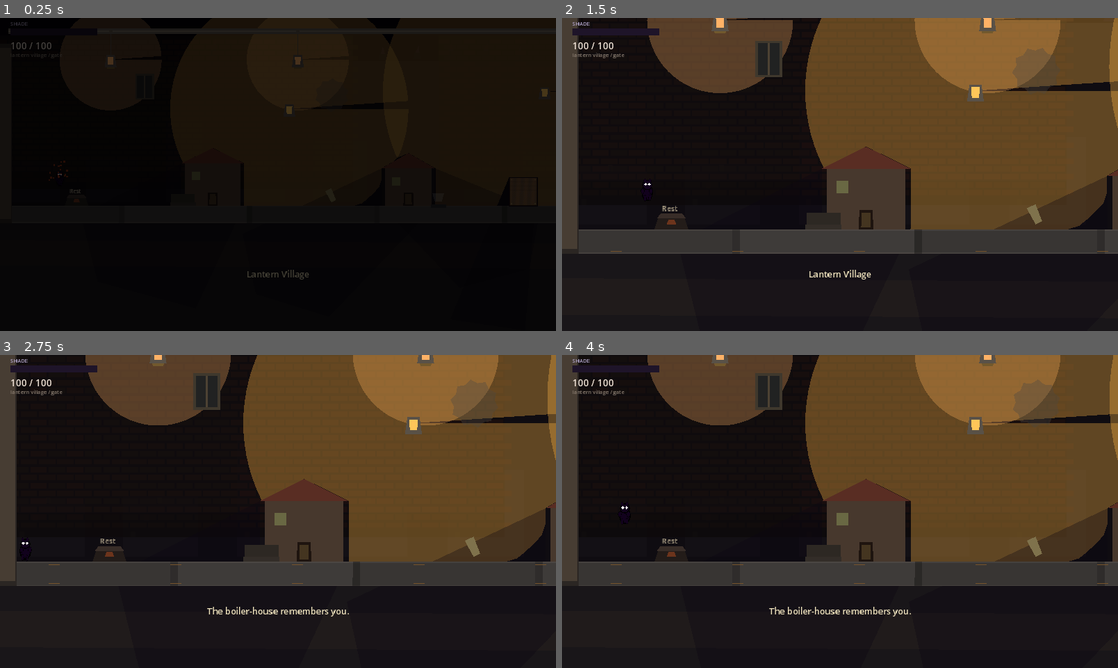
Above: before the commit, frames 1-4 (two rows, left to right).
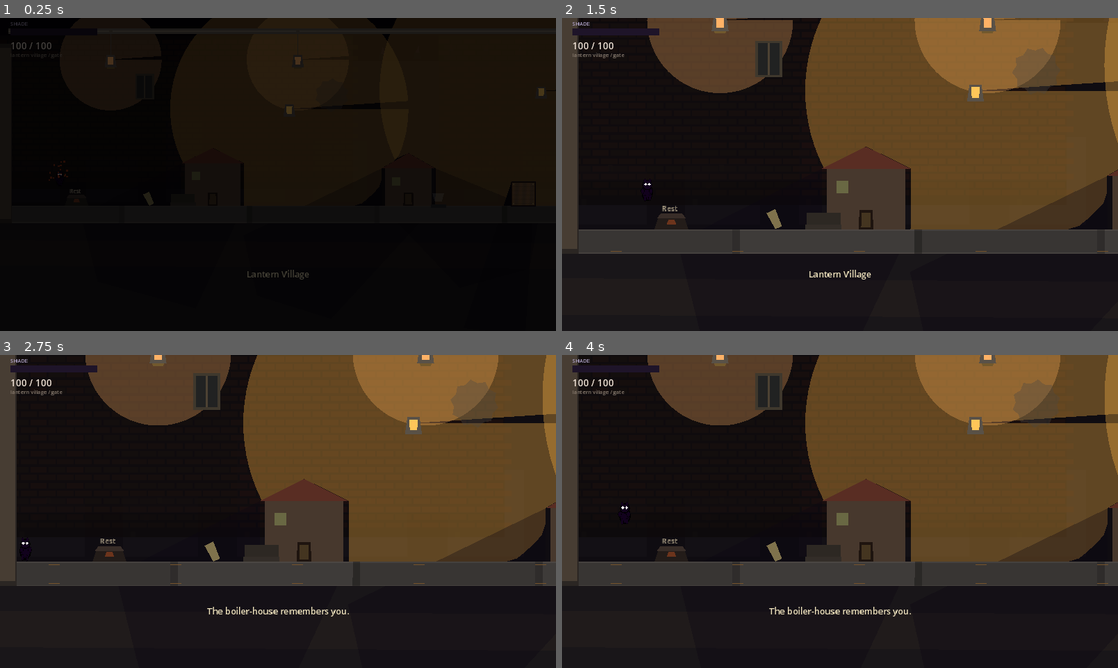
Above: after the commit, the same moments.

Repository: lukezhang2/Eclipseborn
Game: Godot game, scene res://scenes/rooms/LanternVillage.tscn
Two runs of this game, one before a commit and one after it. Both use one fixed random seed, a clock stepped at 60 frames per second and the inputs below. This scene is started directly instead of the project's main scene.
Inputs (mouse positions are in pixels of both pictures, inside the frame that each line leads up to):
- Up to frame 1 (0.25 s): no input
- Up to frame 2 (1.5 s): tap Enter at 0.5 s; move the mouse to (962, 158) at 0.52 s; hold D (move_right) 0.53-1.25 s; hold F (attack) 0.53-1.25 s; click (962, 158) at 0.67 s; tap Space (jump) at 0.77 s; drag from (728, 190) to (717, 30) at 1.27 s
- Up to frame 3 (2.75 s): move the mouse to (333, 442) at 2.02 s; hold A (move_left) from 2.03 s (still down); tap E (interact) at 2.1 s
- Up to frame 4 (4 s): release A (move_left) at 2.75 s; tap Space (jump) at 2.75, 3.77 s; drag from (812, 574) to (1095, 477) at 2.77 s; tap Enter at 3.5 s; move the mouse to (1006, 558) at 3.52 s; hold D (move_right) from 3.53 s (still down); hold W (look_up) from 3.53 s (still down)

The runs differ from the first frame. In frame 1, 0.1% of the frame differs, in the area x 25-99%, y 22-60%; in frame 2, 0.6%, in the area x 36-100%, y 0-68%; in frame 3, 0.5%; in frame 4, 0.5%.
Error before the commit: Invalid call. Nonexistent function 'get_rid' in base 'CollisionPolygon2D'. (res://scripts/shadow/LightSource.gd:44)

Commit message:
v0.1.10: sync lantern_village layout from editor save.
Move street switch and puzzle lamp, lock lamp pushable off, and match
crate/platform placements so play follows the village overlay.

Co-authored-by: Cursor <cursoragent@cursor.com>

Diff:
--- a/data/levels/lantern_village.json
+++ b/data/levels/lantern_village.json
@@ -1 +1,360 @@
-{"zone":"lantern_village","pieces":[]}
+{
+	"pieces": [
+		{
+			"anchor": "center",
+			"blocks_light": true,
+			"builtin": true,
+			"h": 40,
+			"id": "floor_main",
+			"kind": "floor",
+			"layer": -4,
+			"name": "Cobble Floor",
+			"w": 3200,
+			"x": 1600,
+			"y": 520
+		},
+		{
+			"anchor": "center",
+			"blocks_light": true,
+			"builtin": true,
+			"h": 360,
+			"id": "border_left",
+			"kind": "wall",
+			"layer": -4,
+			"name": "Border Left",
+			"w": 48,
+			"x": 24,
+			"y": 330
+		},
+		{
+			"anchor": "center",
+			"blocks_light": true,
+			"builtin": true,
+			"h": 360,
+			"id": "border_right",
+			"kind": "wall",
+			"layer": -4,
+			"name": "Border Right",
+			"w": 48,
+			"x": 3176,
+			"y": 330
+		},
+		{
+			"anchor": "center",
+			"blocks_light": true,
+			"builtin": true,
+			"h": 12,
+			"id": "pipe_wire",
+			"kind": "prop_pipe",
+			"layer": -3,
+			"name": "Overhead Wire",
+			"w": 3080,
+			"x": 1600,
+			"y": 90
+		},
+		{
+			"anchor": "center",
+			"blocks_light": false,
+			"builtin": true,
+			"h": 36,
+			"id": "lantern_a",
+			"kind": "light",
+			"layer": 2,
+			"light_kind": 0,
+			"name": "Hanging Lantern A",
+			"pushable": false,
+			"radius": 120,
+			"w": 28,
+			"x": 280,
+			"y": 160
+		},
+		{
+			"anchor": "center",
+			"blocks_light": false,
+			"builtin": true,
+			"h": 36,
+			"id": "lantern_b",
+			"kind": "light",
+			"layer": 2,
+			"light_kind": 0,
+			"name": "Hanging Lantern B",
+			"pushable": false,
+			"radius": 120,
+			"w": 28,
+			"x": 720,
+			"y": 160
+		},
+		{
+			"anchor": "center",
+			"blocks_light": false,
+			"builtin": true,
+			"h": 36,
+			"id": "lantern_c",
+			"kind": "light",
+			"layer": 2,
+			"light_kind": 0,
+			"name": "Hanging Lantern C",
+			"pushable": false,
+			"radius": 120,
+			"w": 28,
+			"x": 1600,
+			"y": 160
+		},
+		{
+			"anchor": "center",
+			"blocks_light": true,
+			"builtin": true,
+			"h": 60,
+			"id": "window_a",
+			"kind": "prop_window",
+			"layer": -3,
+			"name": "Window",
+			"w": 44,
+			"x": 360,
+			"y": 220
+		},
+		{
+			"anchor": "bottom",
+			"blocks_light": true,
+			"builtin": true,
+			"h": 20,
+			"id": "bench_a",
+			"kind": "prop_bench",
+			"layer": -2,
+			"name": "Bench",
+			"w": 60,
+			"x": 450,
+			"y": 500
+		},
+		{
+			"anchor": "bottom",
+			"blocks_light": true,
+			"builtin": true,
+			"h": 16,
+			"id": "vent_a",
+			"kind": "prop_vent",
+			"layer": -2,
+			"name": "Steam Vent",
+			"w": 36,
+			"x": 1050,
+			"y": 500
+		},
+		{
+			"anchor": "bottom",
+			"blocks_light": true,
+			"builtin": true,
+			"h": 100,
+			"id": "house_keep",
+			"kind": "prop_house",
+			"layer": -6,
+			"name": "House: Lantern Keep",
+			"w": 130,
+			"x": 520,
+			"y": 500
+		},
+		{
+			"anchor": "bottom",
+			"blocks_light": true,
+			"builtin": true,
+			"h": 88,
+			"id": "house_gear",
+			"kind": "prop_house",
+			"layer": -6,
+			"name": "House: Gearwright",
+			"w": 110,
+			"x": 980,
+			"y": 500
+		},
+		{
+			"anchor": "bottom",
+			"blocks_light": true,
+			"builtin": true,
+			"h": 110,
+			"id": "house_inn",
+			"kind": "prop_house",
+			"layer": -6,
+			"name": "House: Shade Inn",
+			"w": 140,
+			"x": 1780,
+			"y": 500
+		},
+		{
+			"anchor": "center",
+			"blocks_light": true,
+			"builtin": true,
+			"h": 56,
+			"id": "crate_puzzle",
+			"kind": "crate",
+			"layer": 1,
+			"name": "Pushable Crate (light puzzle)",
+			"w": 56,
+			"x": 1250,
+			"y": 472
+		},
+		{
+			"anchor": "center",
+			"blocks_light": false,
+			"builtin": true,
+			"h": 36,
+			"id": "lamp_puzzle",
+			"kind": "light",
+			"layer": 2,
+			"light_kind": 0,
+			"name": "Pushable Hearth Lamp",
+			"pushable": false,
+			"radius": 380,
+			"w": 28,
+			"x": 1292,
+			"y": 238
+		},
+		{
+			"anchor": "center",
+			"blocks_light": false,
+			"builtin": true,
+			"h": 36,
+			"id": "lamp_street",
+			"kind": "light",
+			"layer": 2,
+			"light_kind": 0,
+			"name": "Street Lamp",
+			"pushable": false,
+			"radius": 280,
+			"w": 28,
+			"x": 700,
+			"y": 280
+		},
+		{
+			"anchor": "bottom",
+			"blocks_light": true,
+			"builtin": true,
+			"h": 40,
+			"id": "switch_street",
+			"kind": "prop_switch",
+			"layer": 1,
+			"name": "Light Switch",
+			"w": 24,
+			"x": 372,
+			"y": 488
+		},
+		{
+			"anchor": "center",
+			"blocks_light": true,
+			"builtin": true,
+			"h": 20,
+			"id": "platform_gear_a",
+			"kind": "floor",
+			"layer": -4,
+			"name": "Moving Platform A",
+			"w": 140,
+			"x": 1544,
+			"y": 410
+		},
+		{
+			"anchor": "center",
+			"blocks_light": true,
+			"builtin": true,
+			"h": 20,
+			"id": "platform_gear_b",
+			"kind": "floor",
+			"layer": -4,
+			"name": "Moving Platform B",
+			"w": 120,
+			"x": 2300,
+			"y": 370
+		},
+		{
+			"anchor": "center",
+			"blocks_light": true,
+			"builtin": true,
+			"h": 110,
+			"id": "bg_gear_a",
+			"kind": "prop_bg_gear",
+			"layer": -8,
+			"name": "BG Gear A",
+			"w": 110,
+			"x": 1450,
+			"y": 300
+		},
+		{
+			"anchor": "center",
+			"blocks_light": true,
+			"builtin": true,
+			"h": 140,
+			"id": "bg_gear_b",
+			"kind": "prop_bg_gear",
+			"layer": -8,
+			"name": "BG Gear B",
+			"w": 140,
+			"x": 2200,
+			"y": 260
+		},
+		{
+			"anchor": "center",
+			"blocks_light": false,
+			"builtin": true,
+			"h": 36,
+			"id": "enemy_a",
+			"kind": "prop_enemy",
+			"layer": 1,
+			"name": "Wander Enemy A",
+			"w": 28,
+			"x": 1500,
+			"y": 480
+		},
+		{
+			"anchor": "center",
+			"blocks_light": false,
+			"builtin": true,
+			"h": 36,
+			"id": "enemy_b",
+			"kind": "prop_enemy",
+			"layer": 1,
+			"name": "Wander Enemy B",
+			"w": 28,
+			"x": 2050,
+			"y": 480
+		},
+		{
+			"anchor": "bottom",
+			"blocks_light": true,
+			"builtin": true,
+			"h": 280,
+			"id": "tower",
+			"kind": "prop_tower",
+			"layer": -6,
+			"name": "Clockwork Tower",
+			"w": 160,
+			"x": 3000,
+			"y": 500
+		},
+		{
+			"anchor": "center",
+			"blocks_light": false,
+			"builtin": true,
+			"h": 28,
+			"id": "shade_heart",
+			"kind": "prop_pickup",
+			"layer": 2,
+			"name": "Shade Heart",
+			"w": 28,
+			"x": 2100,
+			"y": 400
+		},
+		{
+			"anchor": "bottom",
+			"blocks_light": true,
+			"builtin": true,
+			"h": 24,
+			"id": "checkpoint_gate",
+			"kind": "prop_checkpoint",
+			"layer": -2,
+			"name": "Checkpoint (village gate) — the … hearth",
+			"w": 56,
+			"x": 200,
+			"y": 500
+		}
+	],
+	"removed_ids": [],
+	"schema": 1,
+	"zone": "lantern_village"
+}
--- a/project.godot
+++ b/project.godot
@@ -7,7 +7,7 @@
 
 config/name="Eclipseborn"
 config/description="You aren't moving platforms. You're changing what counts as a platform."
-config/version="0.1.9"
+config/version="0.1.10"
 run/main_scene="res://scenes/ui/BootSplash.tscn"
 config/features=PackedStringArray("4.3", "Forward Plus")
 config/icon="res://icon.svg"
--- a/scripts/editor/ZoneCatalog.gd
+++ b/scripts/editor/ZoneCatalog.gd
@@ -67,7 +67,6 @@
 static func _village() -> Array:
 	var FLOOR_TOP := PieceSpecs.floor_top_for_zone("lantern_village")
 	var MAP_W := 3200.0
-	var crate := PieceSpecs.CRATE_VILLAGE
 	var out: Array = []
 	out.append(_p("floor_main", "floor", "Cobble Floor", MAP_W * 0.5, 520, MAP_W, 40))
 	out.append(_p("border_left", "wall", "Border Left", 24, 330, 48, 360))
@@ -77,24 +76,25 @@
 	out.append(_plight("lantern_b", "Hanging Lantern B", 720, 160, 120))
 	out.append(_plight("lantern_c", "Hanging Lantern C", 1600, 160, 120))
 	out.append(_p("window_a", "prop_window", "Window", 360, 220, 44, 60))
-	out.append(_p("bench_a", "prop_bench", "Bench", 450, FLOOR_TOP, 60, 28))
+	out.append(_p("bench_a", "prop_bench", "Bench", 450, FLOOR_TOP, 60, 20))
 	out.append(_p("vent_a", "prop_vent", "Steam Vent", 1050, FLOOR_TOP, 36, 16))
 	out.append(_p("house_keep", "prop_house", "House: Lantern Keep", 520, FLOOR_TOP, 130, 100))
 	out.append(_p("house_gear", "prop_house", "House: Gearwright", 980, FLOOR_TOP, 110, 88))
 	out.append(_p("house_inn", "prop_house", "House: Shade Inn", 1780, FLOOR_TOP, 140, 110))
-	out.append(_p("crate_puzzle", "crate", "Pushable Crate (light puzzle)", 1250, PieceSpecs.sit_on_floor_y("crate", FLOOR_TOP, crate), crate.x, crate.y))
-	out.append(_plight("lamp_puzzle", "Pushable Hearth Lamp", 1300, 240, 380))
+	## Editor save uses 56×56 for this puzzle crate (sits at y=472 on FLOOR_TOP 500).
+	out.append(_p("crate_puzzle", "crate", "Pushable Crate (light puzzle)", 1250, 472, 56, 56))
+	out.append(_plight("lamp_puzzle", "Pushable Hearth Lamp", 1292, 238, 380))
 	out.append(_plight("lamp_street", "Street Lamp", 700, 280, 280))
-	out.append(_p("switch_street", "prop_switch", "Light Switch", 800, FLOOR_TOP - 20, 24, 40))
-	out.append(_p("platform_gear_a", "floor", "Moving Platform A", 1550, FLOOR_TOP - 90, 140, 20))
-	out.append(_p("platform_gear_b", "floor", "Moving Platform B", 2300, FLOOR_TOP - 130, 120, 20))
+	out.append(_p("switch_street", "prop_switch", "Light Switch", 372, 488, 24, 40))
+	out.append(_p("platform_gear_a", "floor", "Moving Platform A", 1544, 410, 140, 20))
+	out.append(_p("platform_gear_b", "floor", "Moving Platform B", 2300, 370, 120, 20))
 	out.append(_p("bg_gear_a", "prop_bg_gear", "BG Gear A", 1450, 300, 110, 110))
 	out.append(_p("bg_gear_b", "prop_bg_gear", "BG Gear B", 2200, 260, 140, 140))
 	out.append(_p("enemy_a", "prop_enemy", "Wander Enemy A", 1500, FLOOR_TOP - 20, 28, 36))
 	out.append(_p("enemy_b", "prop_enemy", "Wander Enemy B", 2050, FLOOR_TOP - 20, 28, 36))
 	out.append(_p("tower", "prop_tower", "Clockwork Tower", MAP_W - 200, FLOOR_TOP, 160, 280))
 	out.append(_p("shade_heart", "prop_pickup", "Shade Heart", 2100, FLOOR_TOP - 100, 28, 28))
-	out.append(_p("checkpoint_gate", "prop_checkpoint", "Checkpoint (village gate)", 200, FLOOR_TOP, 56, 28))
+	out.append(_p("checkpoint_gate", "prop_checkpoint", "Checkpoint (village gate) — the … hearth", 200, FLOOR_TOP, 56, 24))
 	return out
 
 
--- a/scripts/world/LanternVillage.gd
+++ b/scripts/world/LanternVillage.gd
@@ -57,7 +57,7 @@
 	add_child(street_lamp)
 
 	var switch := LightSwitch.new()
-	switch.position = Vector2(800, FLOOR_TOP - 20)
+	switch.position = Vector2(372, 488)
 	add_child(switch)
 	switch.target_light_paths = [NodePath("../StreetLamp")]
 
@@ -132,15 +132,15 @@
 
 func _build_light_puzzle() -> void:
 	var lamp := LightSource.new()
-	lamp.position = Vector2(1300, 240)
+	lamp.position = Vector2(1292, 238)
 	lamp.light_kind = GameState.LightKind.HEARTH
 	lamp.radius = 380.0
 	lamp.shadow_length = 460.0
-	lamp.pushable = true
+	lamp.pushable = false
 	add_child(lamp)
 
 	var crate := PushableBox.new()
-	crate.box_size = Vector2(67, 67)  # ~1.2× of 56 — matches PieceSpecs.CRATE_VILLAGE
+	crate.box_size = Vector2(56, 56)  # editor save size for this puzzle crate
 	crate.position = Vector2(1250, FLOOR_TOP - crate.box_size.y * 0.5)
 	LevelData.tag(crate, "crate_puzzle")
 	add_child(crate)
@@ -148,7 +148,7 @@
 
 func _build_bg_gears_and_platforms() -> void:
 	var bg1 := LevelCommon.add_bg_gear(self, Vector2(1450, 300), 55.0, 18.0)
-	var plat1 := LevelCommon.add_steel_floor(self, 1550, FLOOR_TOP - 90, 140, 20)
+	var plat1 := LevelCommon.add_steel_floor(self, 1544, 410, 140, 20)
 	var d1 := PlatformDriver.new()
 	d1.position = Vector2(1450, 300)
 	d1.move_amplitude = 90.0
Not shown, changed: AI planning.md
Not shown, added: index-0_1_10.pck
Not shown, removed: index-0_1_8.pck
Not shown, changed: index.html
Not shown, changed: index.pck
